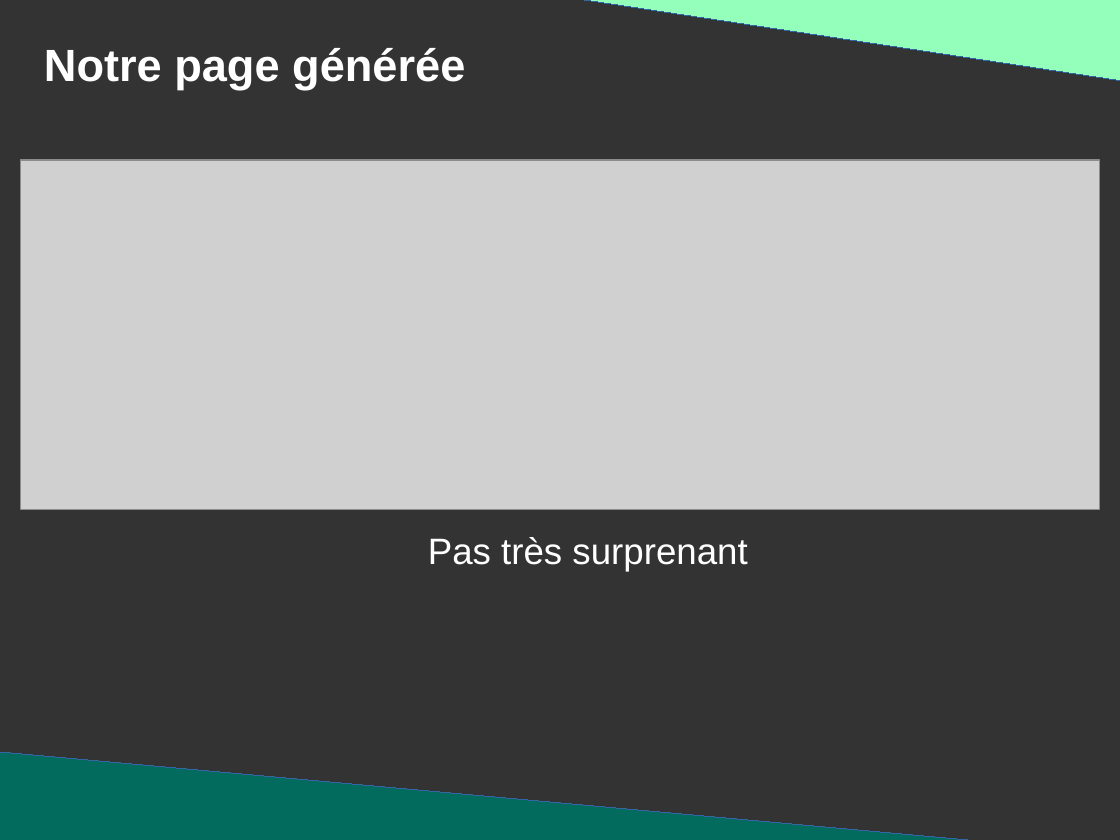
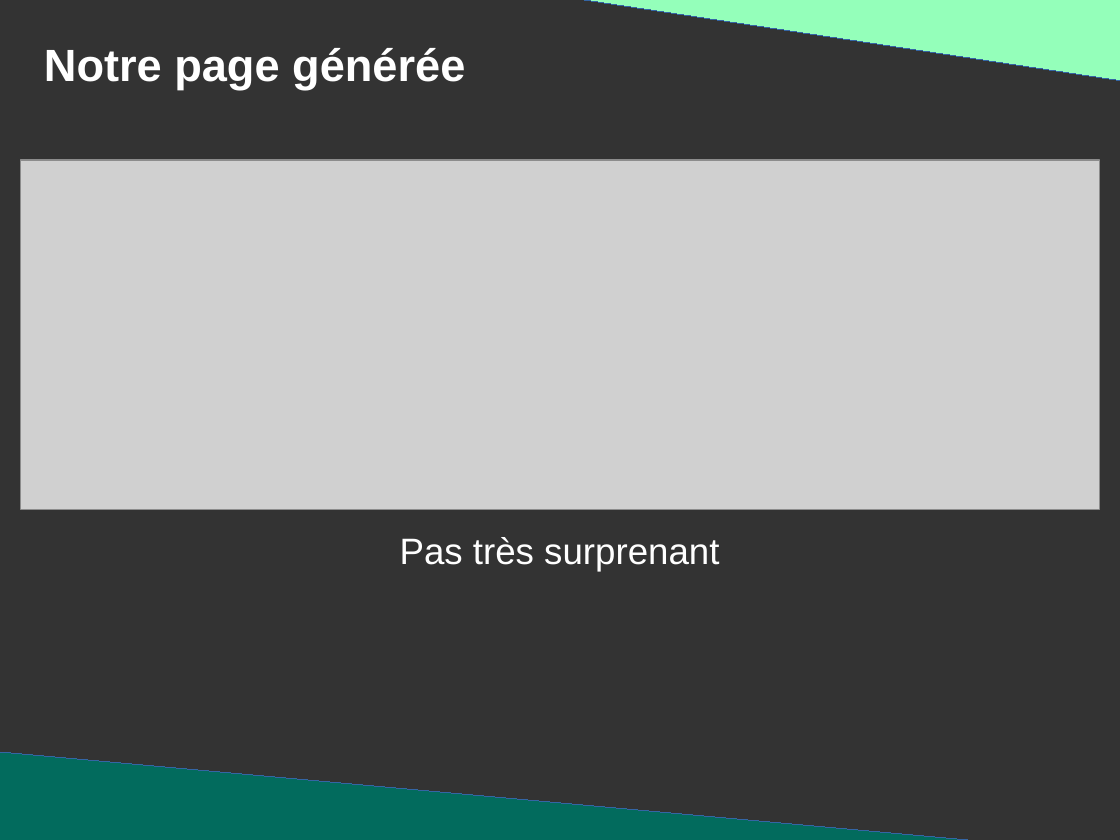
Before and after one commit to DanYellow/presentations, a slide deck: slide 81 of mmi/html/travaux-pratiques/numero-1/presentation.odp. Drawn at 1120x840 pixels with LibreOffice and Linux fonts; fonts in the diff are those of the drawing; grey boxes stand for pictures. Boxes give left, top, right and bottom in pixels: in the first picture for what was removed or moved away, otherwise in the second. Text is boxed around its words. In the diff, an @@ line names an element or a change of style, - is before the commit and + after.

```diff
--- a/mmi/html/travaux-pratiques/numero-1/presentation.odp
+++ b/mmi/html/travaux-pratiques/numero-1/presentation.odp
@@ title "Pas très surprenant": place and size @@
-title "Pas très surprenant" at bbox=[428, 537, 747, 572]
+title "Pas très surprenant" at bbox=[400, 537, 719, 572]
```
Also in this commit, not shown: 41 other slides changed, 2 slides added, 1 slide removed, 5 other files.
